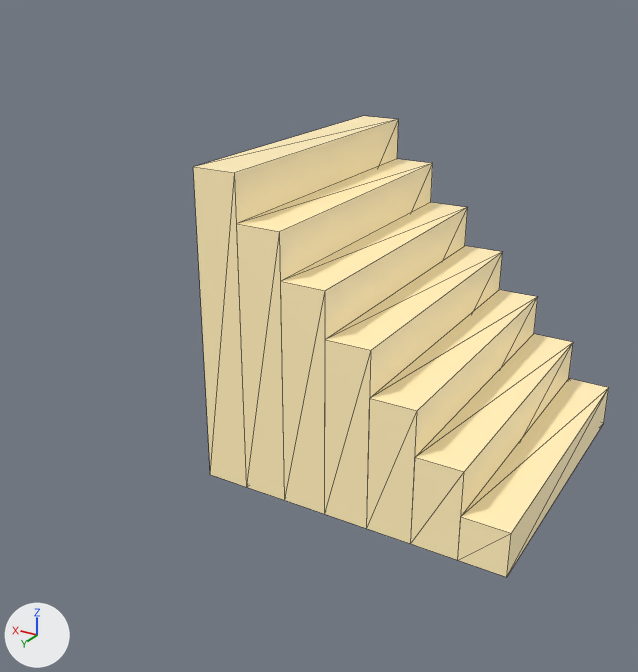
One commit to the glTF model assets/obstacles/steps_extra_large.glb: the scene before it, then after it.
Before and after are seen from a camera (50 mm lens) standing at (-5.33, 27.64, 14.55) and looking at (6.84, 7.36, 4.42). The lights are fixed; the arrows at lower left show +X, +Y and +Z. The first picture is the older version. Mesh edges are drawn as thin lines. Where no turn or scale is listed for an object, it has been applied to the vertices. Vertices at exactly the same position are counted once.

In view in the first picture: 'StepsExtraLarge_Step0-convcol', 'StepsExtraLarge_Step1-convcol', 'StepsExtraLarge_Step2-convcol', 'StepsExtraLarge_Step3-convcol', 'StepsExtraLarge_Step4-convcol', 'StepsExtraLarge_Step5-convcol', 'StepsExtraLarge_Step6-convcol'.
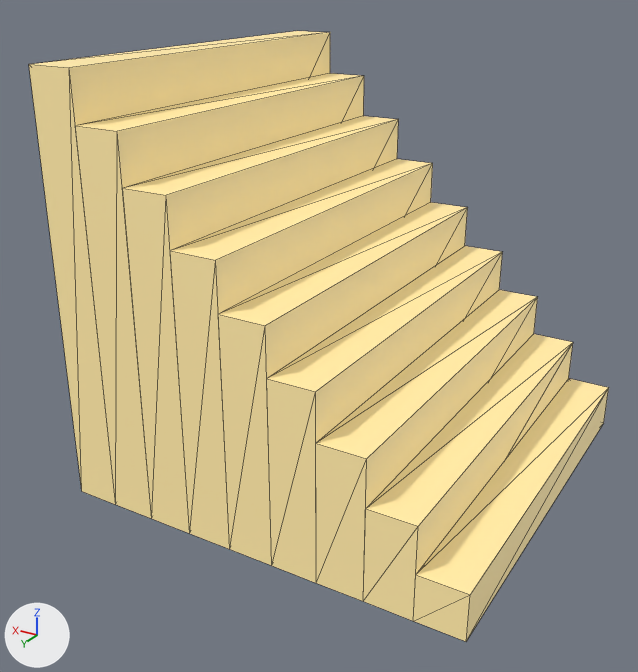
Where the newer file only moved an object's origin or applied its transform, the numbers keep the older frame.

Where the change shows, as pixel boxes [x1, y1, x2, y2] in the pictures (638 x 672 px):
'StepsExtraLarge_Step6-convcol', recoloured, surface changed, reshaped (beige to yellow, 34% wider, 13% taller): before [193, 116, 399, 487]; after [123, 116, 399, 534]
'StepsExtraLarge_Step5-convcol', recoloured, surface changed, reshaped (beige to yellow, 34% wider, 14% taller): before [237, 159, 433, 500]; after [170, 159, 433, 549]
'StepsExtraLarge_Step4-convcol', recoloured, surface changed, reshaped (beige to yellow, 34% wider, 17% taller): before [281, 202, 468, 514]; after [218, 202, 468, 566]
'StepsExtraLarge_Step8-convcol', added (yellow): after [29, 31, 330, 505]
'StepsExtraLarge_Step7-convcol', added (yellow): after [75, 73, 364, 519]
'StepsExtraLarge_Step3-convcol', recoloured, surface changed, reshaped (beige to yellow, 32% wider, 19% taller): before [325, 246, 503, 529]; after [267, 246, 503, 583]
'StepsExtraLarge_Step2-convcol', recoloured, surface changed, reshaped (beige to yellow, 30% wider, 22% taller): before [367, 290, 538, 544]; after [316, 290, 538, 601]
'StepsExtraLarge_Step1-convcol', recoloured, surface changed, reshaped (beige to yellow, 29% wider, 27% taller): before [411, 334, 573, 560]; after [363, 334, 573, 621]
'StepsExtraLarge_Step0-convcol', recoloured, surface changed, reshaped (beige to yellow, 30% wider, 32% taller): before [458, 379, 609, 577]; after [413, 379, 609, 641]

The change, as a list of edits to the scene's bpy script:
```text
Change mat_obstaclemustard:
    mat_obstaclemustard.base_color: (1.0, 0.836, 0.475) -> (1.0, 0.8, 0.36)  # beige #ffecb7 -> yellow #ffe7a2
    mat_obstaclemustard.roughness: 0.4 -> 0.55
Change me_stepsextralarge_step0_convcol:
    remove me_stepsextralarge_step0_convcol.from_pydata(...)  # 8 vertices, 12 faces; spans x -4.72..-3.38, y -4.72..4.72, z 0.0..1.35
    add me_stepsextralarge_step0_convcol.from_pydata(...)  # 8 vertices, 12 faces; spans x -4.73..-3.38, y -4.73..7.42, z 0.0..1.35
    me_stepsextralarge_step0_convcol part 1
    add for i in [2, 3, 6, 7]: me_stepsextralarge_step0_convcol.vertices[i].co += Vector((0.0, 2.7, 0.0))
Change me_stepsextralarge_step1_convcol:
    remove me_stepsextralarge_step1_convcol.from_pydata(...)  # 8 vertices, 12 faces; spans x -3.38..-2.03, y -4.72..4.72, z 0.0..2.7
    add me_stepsextralarge_step1_convcol.from_pydata(...)  # 8 vertices, 12 faces; spans x -3.38..-2.03, y -4.73..7.42, z 0.0..2.7
    me_stepsextralarge_step1_convcol part 2
    add for i in [2, 3, 6, 7]: me_stepsextralarge_step1_convcol.vertices[i].co += Vector((0.0, 2.7, 0.0))
Change me_stepsextralarge_step2_convcol:
    remove me_stepsextralarge_step2_convcol.from_pydata(...)  # 8 vertices, 12 faces; spans x -2.03..-0.68, y -4.72..4.72, z 0.0..4.05
    add me_stepsextralarge_step2_convcol.from_pydata(...)  # 8 vertices, 12 faces; spans x -2.03..-0.68, y -4.73..7.42, z 0.0..4.05
    me_stepsextralarge_step2_convcol part 3
    add for i in [2, 3, 6, 7]: me_stepsextralarge_step2_convcol.vertices[i].co += Vector((0.0, 2.7, 0.0))
Change me_stepsextralarge_step3_convcol:
    remove me_stepsextralarge_step3_convcol.from_pydata(...)  # 8 vertices, 12 faces; spans x -0.68..0.68, y -4.72..4.72, z 0.0..5.4
    add me_stepsextralarge_step3_convcol.from_pydata(...)  # 8 vertices, 12 faces; spans x -0.68..0.67, y -4.73..7.42, z 0.0..5.4
    me_stepsextralarge_step3_convcol part 4
    add for i in [2, 3, 6, 7]: me_stepsextralarge_step3_convcol.vertices[i].co += Vector((0.0, 2.7, 0.0))
Change me_stepsextralarge_step4_convcol:
    remove me_stepsextralarge_step4_convcol.from_pydata(...)  # 8 vertices, 12 faces; spans x 0.68..2.03, y -4.72..4.72, z 0.0..6.75
    add me_stepsextralarge_step4_convcol.from_pydata(...)  # 8 vertices, 12 faces; spans x 0.67..2.02, y -4.73..7.42, z 0.0..6.75
    me_stepsextralarge_step4_convcol part 5
    add for i in [2, 3, 6, 7]: me_stepsextralarge_step4_convcol.vertices[i].co += Vector((0.0, 2.7, 0.0))
Change me_stepsextralarge_step5_convcol:
    remove me_stepsextralarge_step5_convcol.from_pydata(...)  # 8 vertices, 12 faces; spans x 2.03..3.38, y -4.72..4.72, z 0.0..8.1
    add me_stepsextralarge_step5_convcol.from_pydata(...)  # 8 vertices, 12 faces; spans x 2.02..3.37, y -4.73..7.42, z 0.0..8.1
    me_stepsextralarge_step5_convcol part 6
    add for i in [2, 3, 6, 7]: me_stepsextralarge_step5_convcol.vertices[i].co += Vector((0.0, 2.7, 0.0))
Change me_stepsextralarge_step6_convcol:
    remove me_stepsextralarge_step6_convcol.from_pydata(...)  # 8 vertices, 12 faces; spans x 3.38..4.72, y -4.72..4.72, z 0.0..9.45
    add me_stepsextralarge_step6_convcol.from_pydata(...)  # 8 vertices, 12 faces; spans x 3.37..4.72, y -4.73..7.42, z 0.0..9.45
    me_stepsextralarge_step6_convcol part 7
    add for i in [2, 3, 6, 7]: me_stepsextralarge_step6_convcol.vertices[i].co += Vector((0.0, 2.7, 0.0))
Add ob_stepsextralarge_step8_convcol:
    ob_stepsextralarge_step8_convcol = bpy.data.objects.new('StepsExtraLarge_Step8-convcol', me_stepsextralarge_step8_convcol)  # a box spanning x 10.8..12.15, y 0.0..12.15, z 0.0..12.15; in mat_obstaclemustard (yellow #ffe7a2)
    ob_stepsextralarge_step8_convcol.location = (0.0, 0.0, 0.0)
Add ob_stepsextralarge_step7_convcol:
    ob_stepsextralarge_step7_convcol = bpy.data.objects.new('StepsExtraLarge_Step7-convcol', me_stepsextralarge_step7_convcol)  # a box spanning x 9.45..10.8, y 0.0..12.15, z 0.0..10.8; in mat_obstaclemustard (yellow #ffe7a2)
    ob_stepsextralarge_step7_convcol.location = (0.0, 0.0, 0.0)
```
